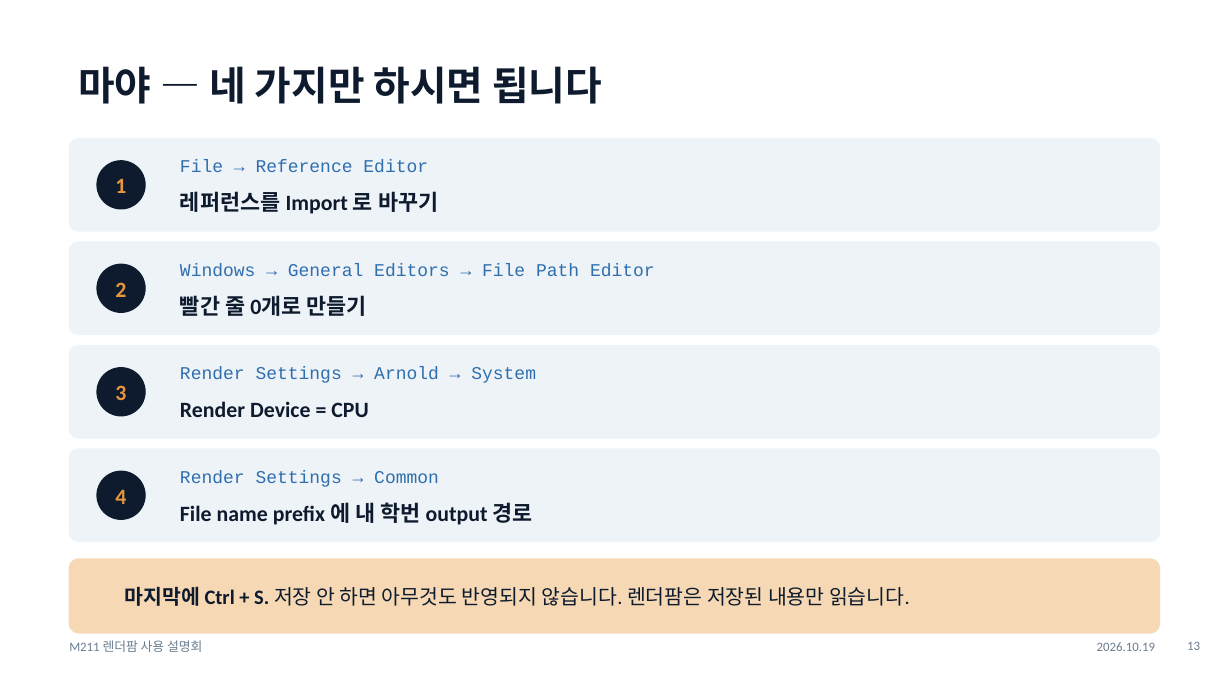
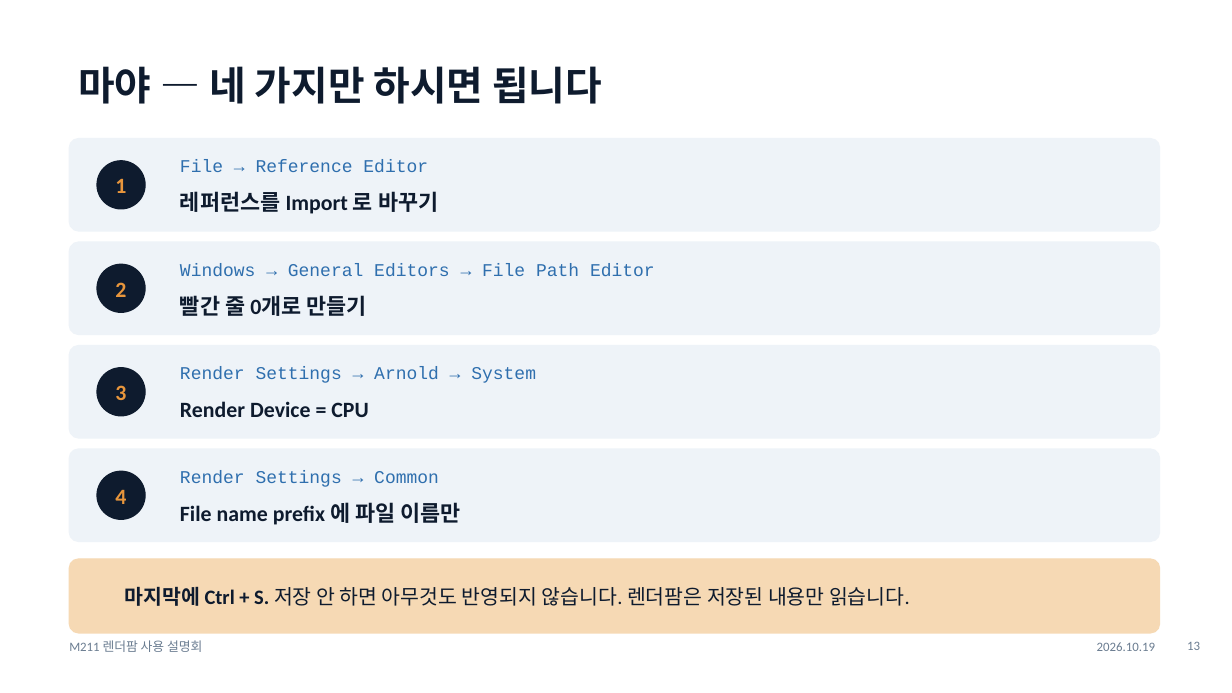
Before and after one commit to SANGBIN-LEE2/PRFS2.0, a slide deck: slide 13 of docs/pdf/M211_렌더팜_설명회.pptx. Drawn at 1232x693 pixels with LibreOffice and Linux fonts; fonts in the diff are those of the drawing. Boxes give left, top, right and bottom in pixels: in the first picture for what was removed or moved away, otherwise in the second. Text is boxed around its words. In the diff, an @@ line names an element or a change of style, - is before the commit and + after.

```diff
--- a/docs/pdf/M211_렌더팜_설명회.pptx
+++ b/docs/pdf/M211_렌더팜_설명회.pptx
@@ text at box(180, 502, 460, 525): text changed @@
-File name prefix 에 내 학번 output 경로
+File name prefix 에 파일 이름만
```
Also in this commit, not shown: 1 other slide changed, 22 other files.
